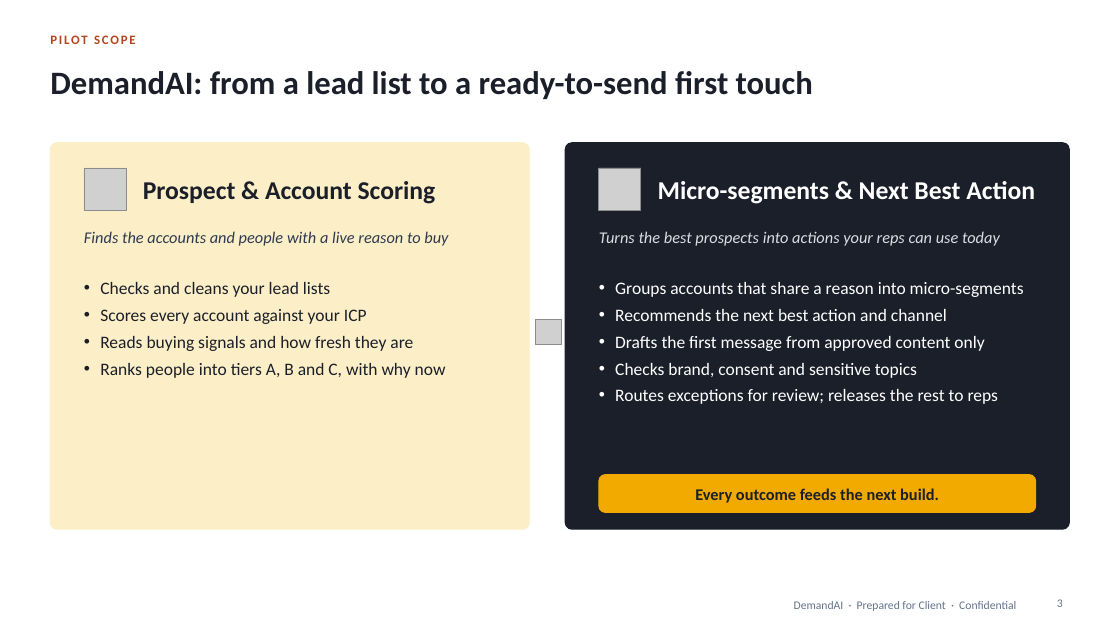
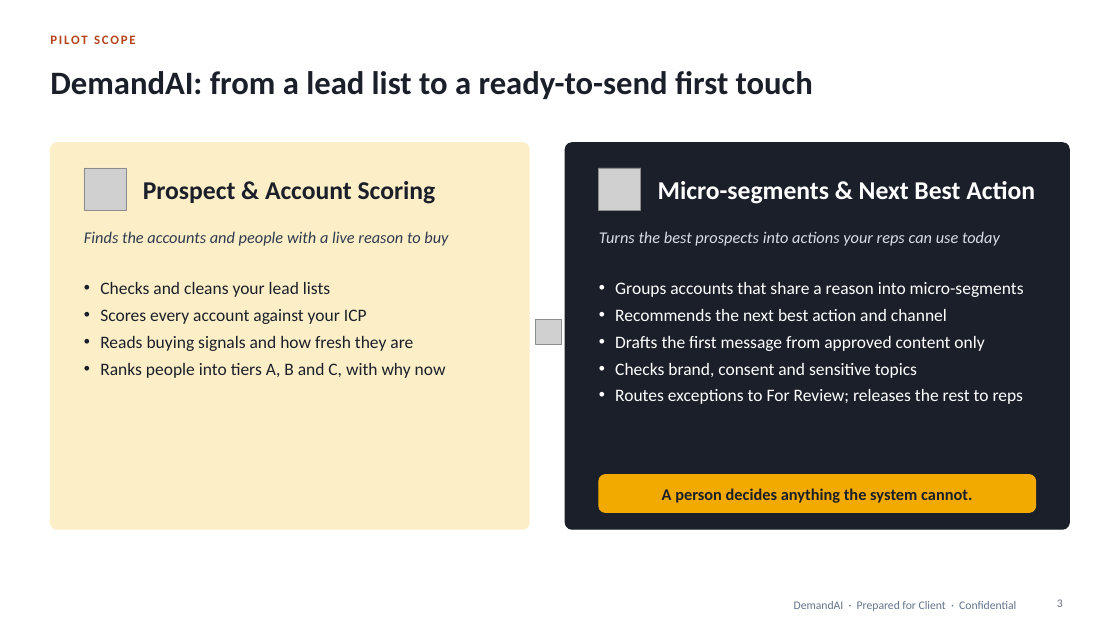
Before and after one commit to shantanusharma-commits/Demand-AI---POC, a slide deck: slide 3 of proposal/DemandAI_Pilot_Proposal.pptx. Drawn at 1120x630 pixels with LibreOffice and Linux fonts; fonts in the diff are those of the drawing; grey boxes stand for pictures. Boxes give left, top, right and bottom in pixels: in the first picture for what was removed or moved away, otherwise in the second. Text is boxed around its words. In the diff, an @@ line names an element or a change of style, - is before the commit and + after.

```diff
--- a/proposal/DemandAI_Pilot_Proposal.pptx
+++ b/proposal/DemandAI_Pilot_Proposal.pptx
@@ text at <box>615,389,1024,404</box>: text changed @@
-• Routes exceptions for review; releases the rest to reps
+• Routes exceptions to For Review; releases the rest to reps
@@ text at <box>662,488,972,503</box>: text changed @@
-Every outcome feeds the next build.
+A person decides anything the system cannot.
```
Also in this commit, not shown: 11 other slides changed, 5 slides added, 2 slides removed, 1 other file.
